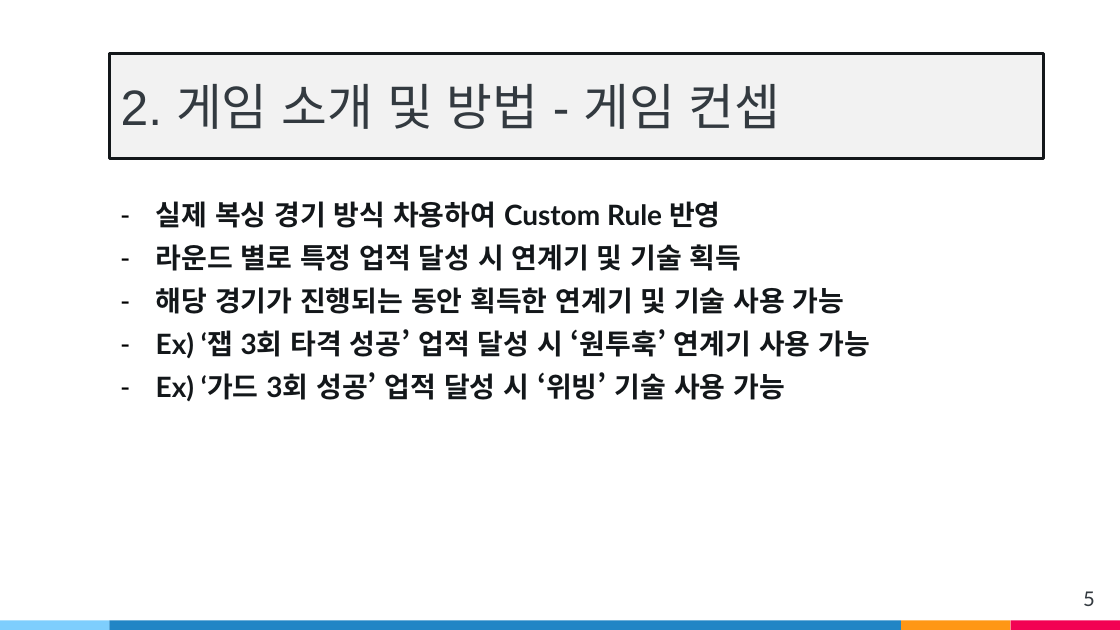
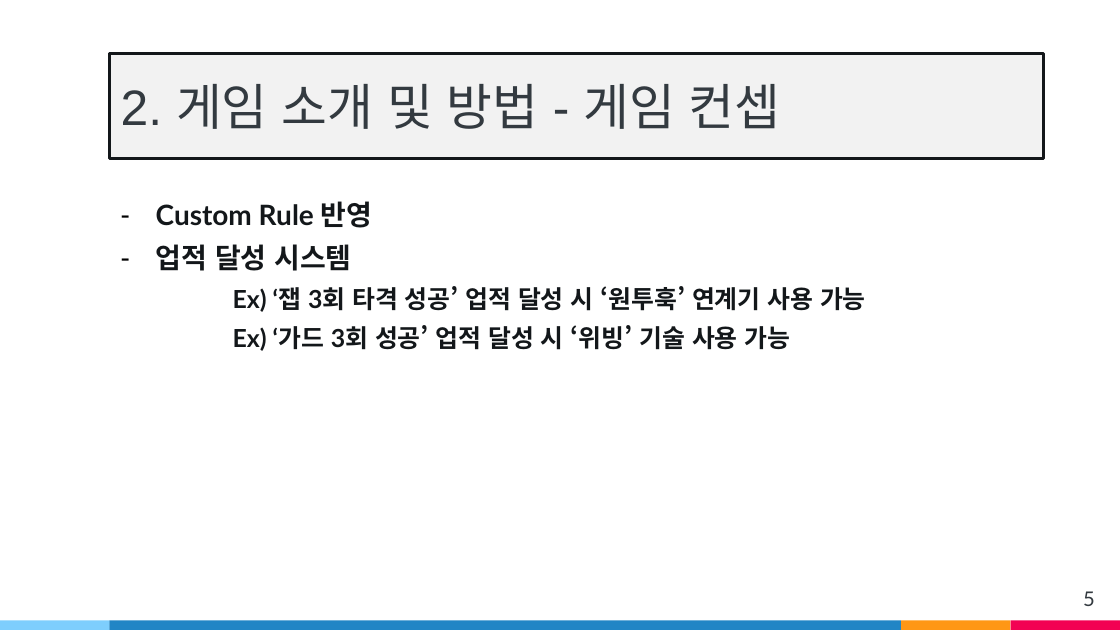
Before and after one commit to wsj2681/Anger_Control_Disoder, a slide deck: slide 5 of v7.pptx. Drawn at 1120x630 pixels with LibreOffice and Linux fonts; fonts in the diff are those of the drawing. Boxes give left, top, right and bottom in pixels: in the first picture for what was removed or moved away, otherwise in the second. Text is boxed around its words. In the diff, an @@ line names an element or a change of style, - is before the commit and + after.

```diff
--- a/v7.pptx
+++ b/v7.pptx
@@ text at box(156, 201, 373, 271): text changed @@
-– 실제 복싱 경기 방식 차용하여 Custom Rule 반영
-– 라운드 별로 특정 업적 달성 시 연계기 및 기술 획득
-– 해당 경기가 진행되는 동안 획득한 연계기 및 기술 사용 가능
+– Custom Rule 반영
+– 업적 달성 시스템
@@ text at box(233, 286, 866, 351): size 18 to 16 pt in "Ex) ‘잽 3회 타격 성공’ 업적 달성 ...", "Ex) ‘가드 3회 성공’ 업적 달성 시 ..."; bullet - to none @@
```
Also in this commit, not shown: 1 other slide changed.
